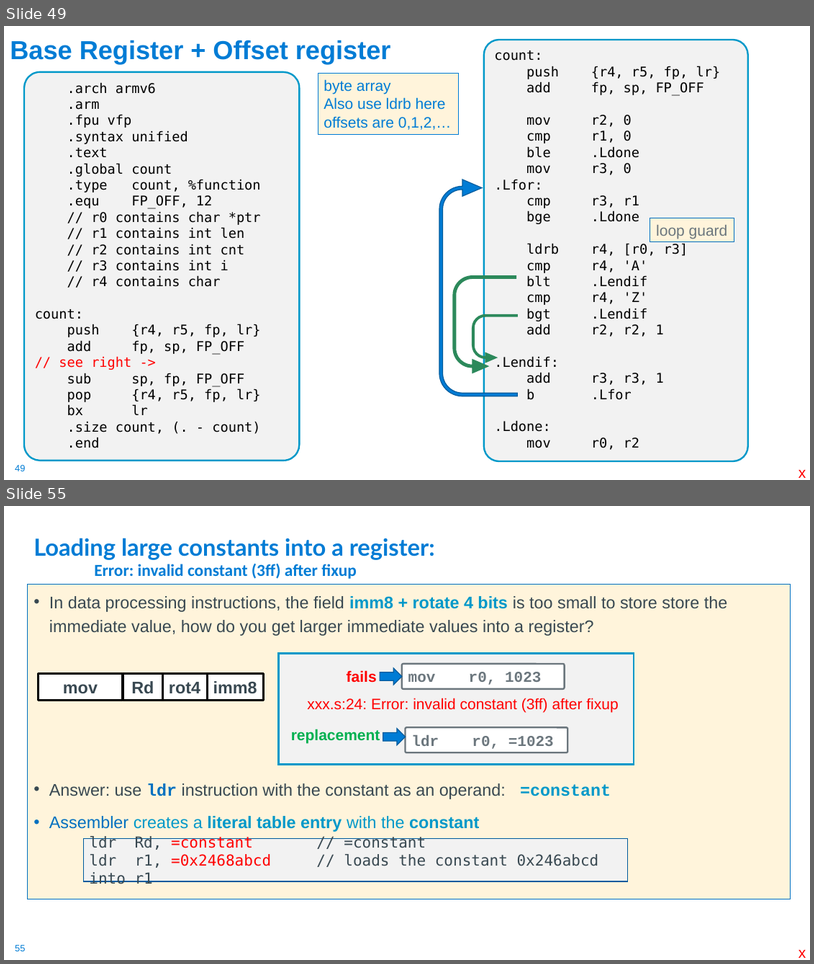
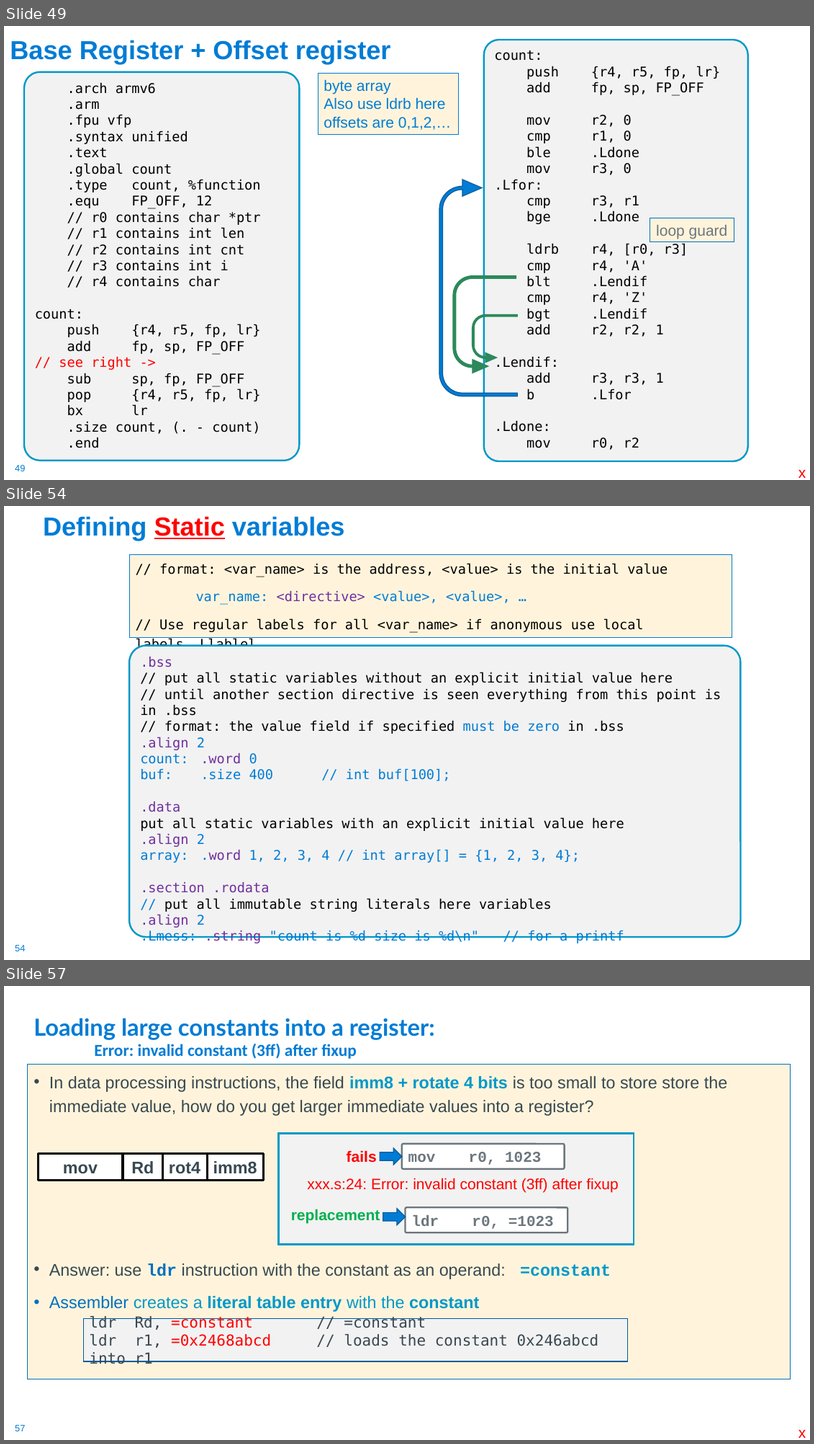
Before and after one commit to cse30-sp24/Muller-Slides, a slide deck: 06-Arm-Part3.pptx. Shown one above the other, each under a label of ours: slides 49 and 55 before the commit, slides 49, 54 and 57 after it; the slides between them are not shown. The pictures are 814x964 and 814x1444 pixels, drawn with LibreOffice and Linux fonts; fonts in the diff are those of the drawing. Boxes give left, top, right and bottom in pixels: in the first picture for what was removed or moved away, otherwise in the second. Text is boxed around its words. In the diff, an @@ line names an element or a change of style, - is before the commit and + after.

```diff
--- a/06-Arm-Part3.pptx
+++ b/06-Arm-Part3.pptx
@@ slide 54 added at [4,506,810,960], background #FFFFFF; not listed: 1 template element that a slide beside it also shows @@
@@ title added at [43,516,345,540], 31 pt, text #007CD5, bold @@
+Defining Static variables
@@ text added at [129,554,733,637], fill #FFF4DB, outline #007CD5 0.75 pt, 16 pt, text #000000 @@
+// format: <var_name> is the address, <value> is the initial value
+var_name: <directive> <value>, <value>, …
+// Use regular labels for all <var_name> if anonymous use local labels .Llablel
@@ rounded rectangle added at [129,646,741,937], fill #F2F2F2, outline #0098C9 2 pt, 16 pt, text #000000 @@
+.bss
+// put all static variables without an explicit initial value here
+// until another section directive is seen everything from this point is in .bss
+// format: the value field if specified must be zero in .bss
+.align 2
+count: .word 0
+buf: .size 400 // int buf[100];
+.data
+put all static variables with an explicit initial value here
+.align 2
+array: .word 1, 2, 3, 4 // int array[] = {1, 2, 3, 4};
+.section .rodata
+// put all immutable string literals here variables
+.align 2
+.Lmess: .string "count is %d size is %d\n" // for a printf
@@ what was slide 55 is now slide 57 @@
@@ page number at [15,1424,25,1431]: text changed @@
-55
+57
```
Also in this commit, not shown: 7 slides changed, 1 other slide added, 3 other files.
